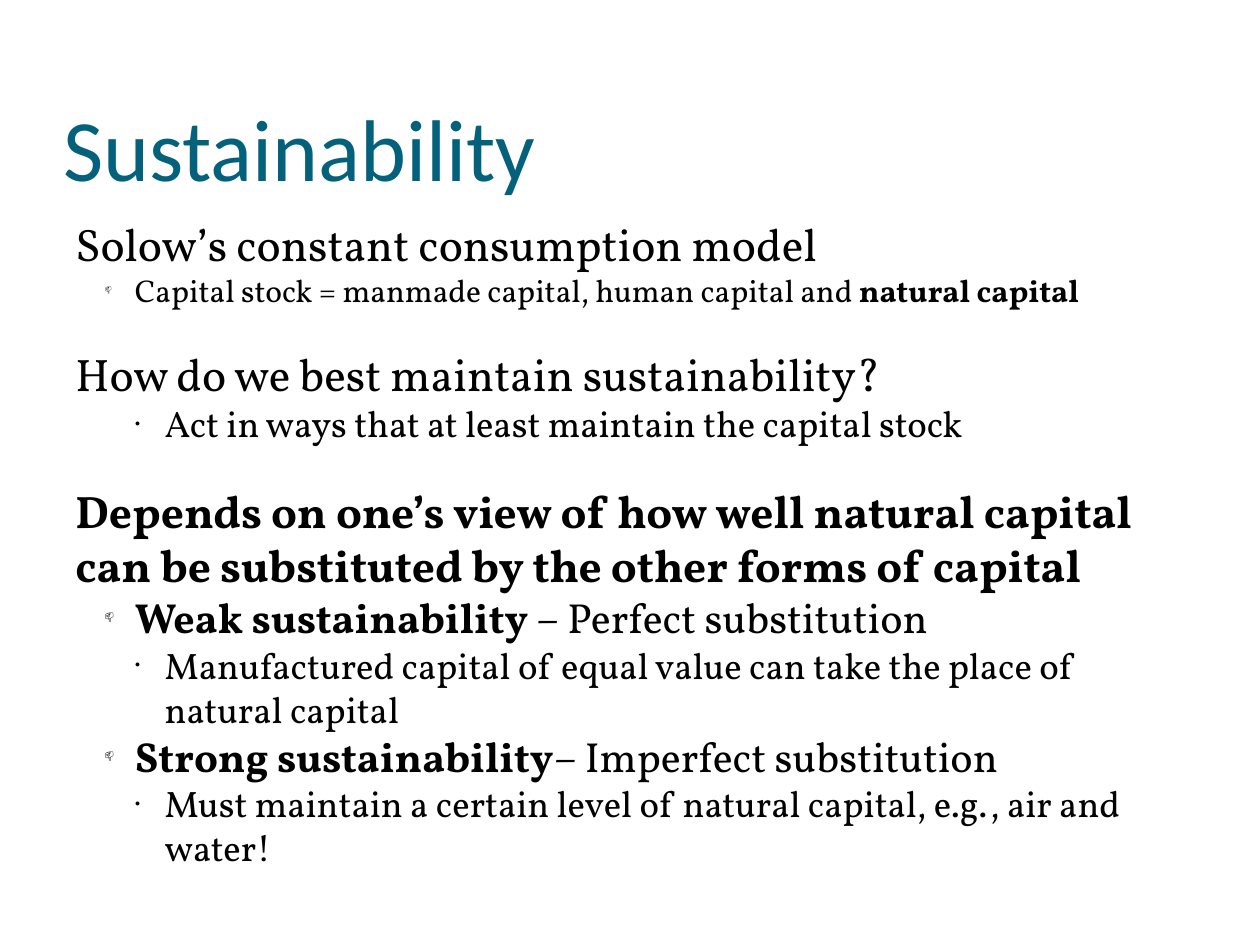
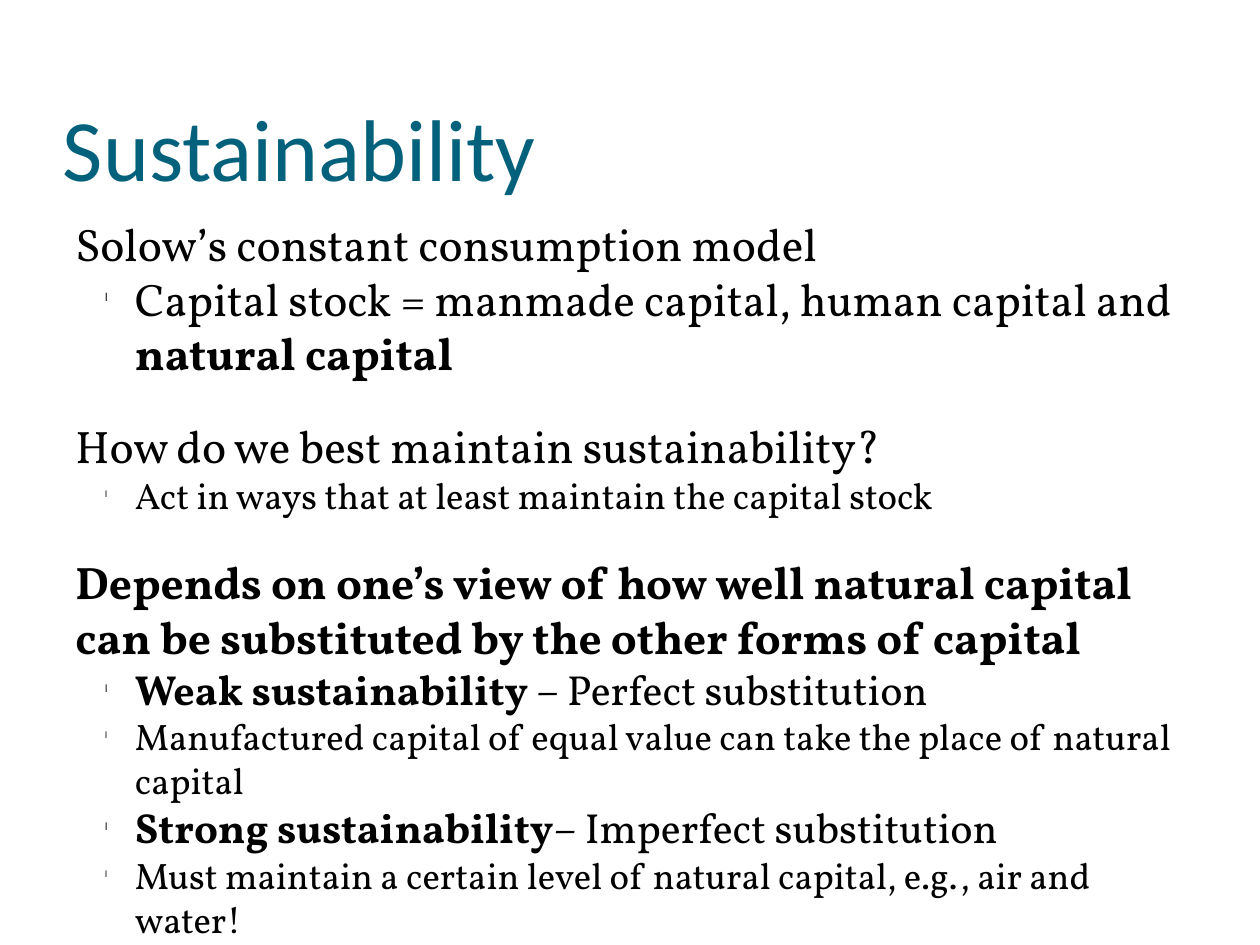
Before and after one commit to muff1nman/ClassNotes, a slide deck: slide 14 of Econ/PPT/S13_Lecture_25.pptx. Drawn at 1260x945 pixels with LibreOffice and Linux fonts; fonts in the diff are those of the drawing. Boxes give left, top, right and bottom in pixels: in the first picture for what was removed or moved away, otherwise in the second. Text is boxed around its words. In the diff, an @@ line names an element or a change of style, - is before the commit and + after.

```diff
--- a/Econ/PPT/S13_Lecture_25.pptx
+++ b/Econ/PPT/S13_Lecture_25.pptx
@@ text at (135, 283, 1172, 890): size 18 to 26 pt in "Capital stock = manmade capital, human capital ..."; bullet 📫 to l; bullet ● to l; list level 3 to 2 in "Act in ways that at ..."; list level 3 to 2 in "Manufactured capital of equal value ..."; list level 3 to 2 in "Must maintain a certain level ..." @@
```
Also in this commit, not shown: 3 other slides changed, 3 other files.
